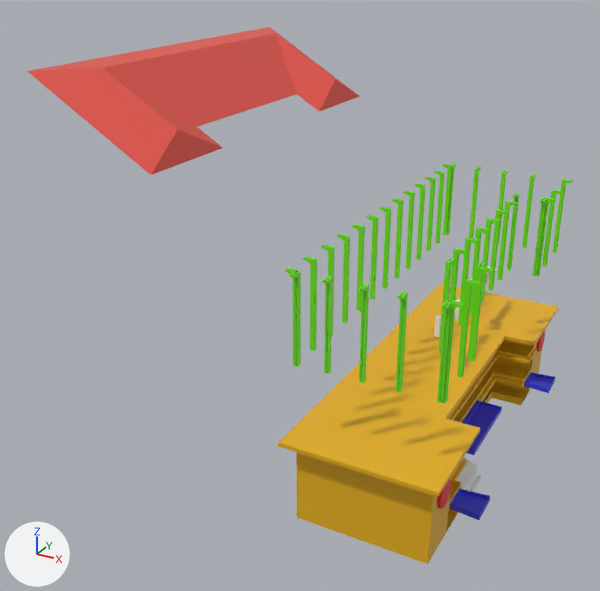
Renders of the glTF model apps/frontend/public/3D_Models/coe_Building.glb from each side of a commit.
One viewpoint serves both versions: a 50 mm camera at (21.4, -83.5, 57.0) aimed at (-22.4, -3.8, 17.2). The axes (+X, +Y, +Z) are drawn at lower left. The lights are the same throughout. The first picture is the older version. Where no turn or scale is listed for an object, it has been applied to the vertices. Vertices at exactly the same position are counted once.

Script lines for the objects in view, before the commit:
```python
ob_cube_001 = bpy.data.objects.new('Cube.001', me_cube_004)
ob_cube_001.location = (-6.0, 0.5, 18.4)
ob_cube_002 = bpy.data.objects.new('Cube.002', me_cube_005)
ob_cube_002.location = (-6.0, 0.5, 18.4)
ob_cube_003 = bpy.data.objects.new('Cube.003', me_cube_017)
ob_cube_003.location = (-6.0, 0.5, 18.4)
ob_cube_012 = bpy.data.objects.new('Cube.012', me_cube_016)
ob_cube_012.location = (1.3, -13.8, 3.1)
ob_cube_021 = bpy.data.objects.new('Cube.021', me_cube_006)
ob_cube_021.location = (-6.0, 0.5, 18.4)
ob_cube_023 = bpy.data.objects.new('Cube.023', me_cube_024)
ob_cube_023.location = (-6.0, 0.5, 18.4)
ob_cube_025 = bpy.data.objects.new('Cube.025', me_cube_026)
ob_cube_025.location = (-6.0, 0.5, 18.4)
ob_cube_027 = bpy.data.objects.new('Cube.027', me_cube_028)
ob_cube_027.location = (-6.0, 0.5, 18.4)
ob_cube_029 = bpy.data.objects.new('Cube.029', me_cube_030)
ob_cube_029.location = (-6.0, 0.5, 18.4)
# also in view: 'Cube.014' at (-1.1, 0.5, 3.1); 'Cube.018' at (-35.4, 0.5, 40.0); 'Cube' at (-6.0, 0.5, 5.1)
```
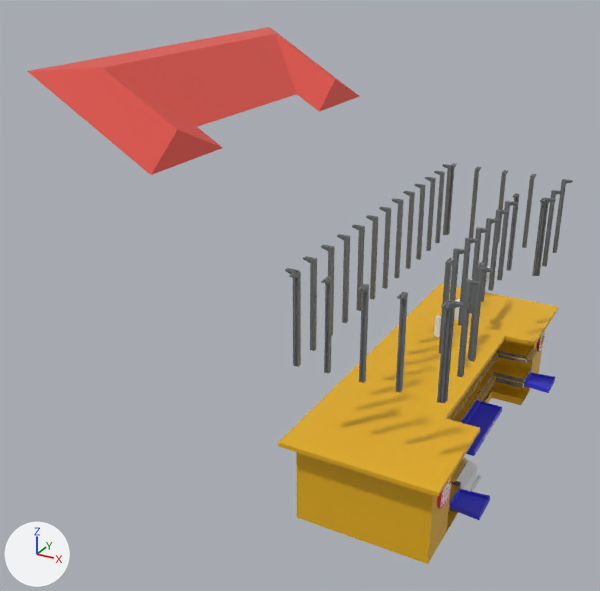
The change in detail:
Picture 'Screenshot 2026-11-21 211412' (img_screenshot_2026_11_21_211412) is new.
Picture 'Screenshot 2026-11-21 211417' (img_screenshot_2026_11_21_211417) is new.
In material 'Material' (mat_material), base_color is no longer (0.155, 0.8, 0.00181), green #6ee706.
In material 'Material' (mat_material), texture is now set to img_screenshot_2026_11_21_211417.
Material 'Material.004' (mat_material_004) is new.
Its texture is img_screenshot_2026_11_21_211412.
me_cube_001 has 468 vertices, 799 faces and spans x -8.4..8.4, y -23.4..23.4, z 0.0..10.1.
me_cube_001 is used by ob_cube; location (-6.0, 0.5, 0.0).
me_cube_001 part 1: 86 faces spanning x 3.4..7.8, y -16.1..16.1, z 0.0..7.2 switch from mat_material_001 (yellow #e7b017) to mat_material_004 (picture img_screenshot_2026_11_21_211412).

Location of each change, [x1, y1, x2, y2] in pixels of the pictures (600 x 591 px):
'Cube.021', surface changed (green to grey)
    both: [437, 300, 465, 404]
'Cube.027', surface changed (green to grey)
    both: [285, 268, 301, 367]
'Cube.002', surface changed (green to grey)
    both: [468, 262, 493, 362]
'Cube.003', surface changed (green to grey)
    both: [396, 292, 408, 393]
'Cube.023', surface changed (green to grey)
    both: [358, 284, 369, 383]
'Cube.025', surface changed (green to grey)
    both: [321, 276, 333, 374]
'Cube.001', surface changed (green to grey)
    both: [457, 279, 481, 377]
'Cube.029', surface changed (green to grey)
    both: [303, 256, 317, 351]
'Cube.015', surface changed (green to grey)
    both: [532, 197, 556, 276]
'Cube.031', surface changed (green to grey)
    both: [337, 234, 350, 323]
'Cube.028', surface changed (green to grey)
    both: [442, 163, 457, 235]
'Cube.033', surface changed (green to grey)
    both: [366, 215, 378, 300]
'Cube.032', surface changed (green to grey)
    both: [352, 224, 365, 311]
'Cube.034', surface changed (green to grey)
    both: [379, 206, 391, 289]
'Cube.036', surface changed (green to grey)
    both: [392, 198, 403, 278]
'Cube.009', surface changed (green to grey)
    both: [488, 209, 508, 291]
'Cube.006', surface changed (green to grey)
    both: [458, 237, 479, 326]
'Cube.035', surface changed (green to grey)
    both: [403, 191, 415, 269]
'Cube.010', surface changed (green to grey)
    both: [497, 201, 517, 280]
'Cube.040', surface changed (green to grey)
    both: [414, 184, 426, 260]
'Cube.004', surface changed (green to grey)
    both: [439, 258, 455, 354]
'Cube.011', surface changed (green to grey)
    both: [506, 193, 519, 271]
'Cube.038', surface changed (green to grey)
    both: [425, 177, 436, 251]
'Cube.016', surface changed (green to grey)
    both: [542, 190, 563, 267]
'Cube.008', surface changed (green to grey)
    both: [481, 218, 499, 302]
'Cube.037', surface changed (green to grey)
    both: [434, 171, 445, 243]
'Cube.017', surface changed (green to grey)
    both: [552, 179, 573, 253]
'Cube.007', surface changed (green to grey)
    both: [469, 227, 489, 313]
'Cube.005', surface changed (green to grey)
    both: [449, 248, 467, 301]
'Cube.022', surface changed (green to grey)
    both: [522, 174, 536, 248]
'Cube.026', surface changed (green to grey)
    both: [469, 167, 481, 238]
'Cube.030', surface changed (green to grey)
    both: [321, 244, 335, 335]
'Cube.024', surface changed (green to grey)
    both: [498, 170, 508, 243]
part 1 of me_cube_001, recoloured
    both: [448, 347, 537, 513]
